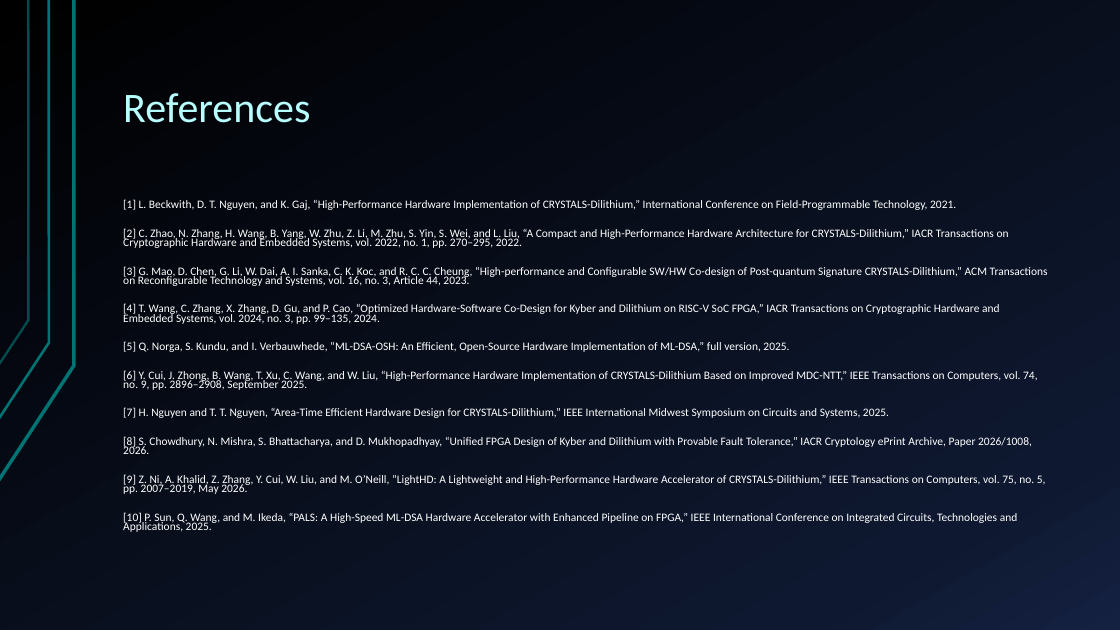
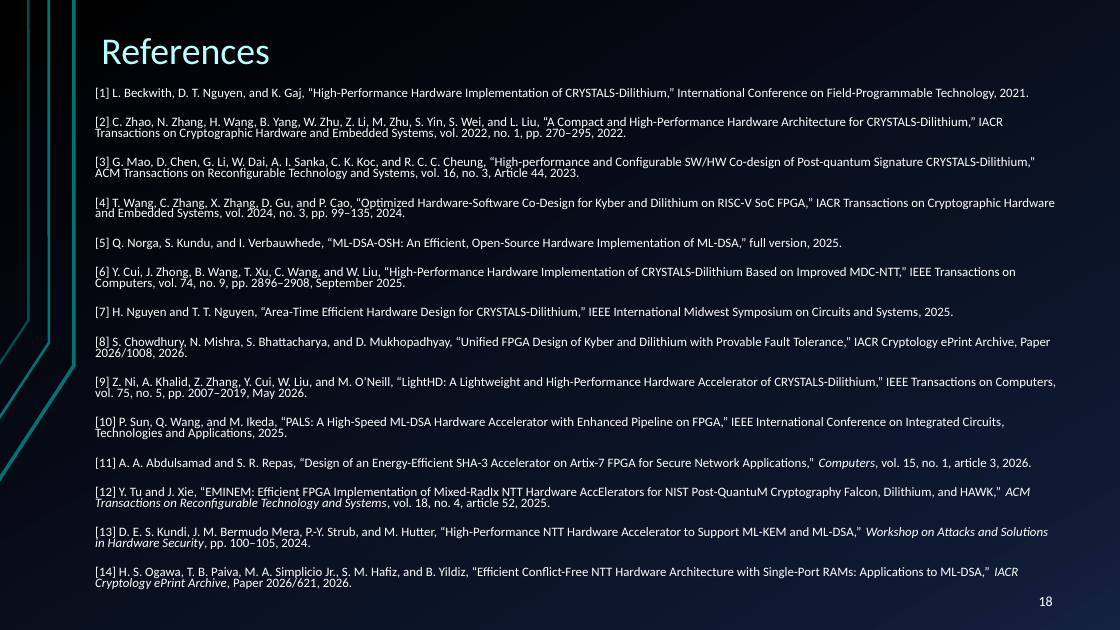
Before and after one commit to AbdulAhad36/dilithium-hp-hw, a slide deck: slide 18 of docs/report/midyear-evalutaion-presentation.pptx (slide 17 before the commit). Drawn at 1120x630 pixels with LibreOffice and Linux fonts; fonts in the diff are those of the drawing. Boxes give left, top, right and bottom in pixels: in the first picture for what was removed or moved away, otherwise in the second. Text is boxed around its words. In the diff, an @@ line names an element or a change of style, - is before the commit and + after.

Commit message:
docs: add post-midyear verification plans and evaluation assets

```diff
--- a/docs/report/midyear-evalutaion-presentation.pptx
+++ b/docs/report/midyear-evalutaion-presentation.pptx
@@ title "References": place and size @@
-title "References" at [123,93,310,123]
+title "References" at [101,38,270,65]
@@ title "References" at [101,38,270,65]: size 36 to 32.4 pt @@
@@ text "[1] L. Beckwith, D. T. ...": place and size @@
-text "[1] L. Beckwith, D. T. ..." at [123,199,1048,532]
+text "[1] L. Beckwith, D. T. ..." at [95,87,1056,589]
@@ text at [95,87,1056,439]: size 9.8 to 11 pt in "[1] L. Beckwith, D. T. Nguyen, and ...", "[2] C. Zhao, N. Zhang, H. Wang, ...", "[3] G. Mao, D. Chen, G. Li, ...", "[4] T. Wang, C. Zhang, X. Zhang, ..." and 6 more places @@
@@ text at [95,457,1048,589]: paragraphs added @@
+[11] A. A. Abdulsamad and S. R. Repas, “Design of an Energy-Efficient SHA-3 Accelerator on Artix-7 FPGA for Secure Network Applications,” Computers, vol. 15, no. 1, article 3, 2026.
+[12] Y. Tu and J. Xie, “EMINEM: Efficient FPGA Implementation of Mixed-RadIx NTT Hardware AccElerators for NIST Post-QuantuM Cryptography Falcon, Dilithium, and HAWK,” ACM Transactions on Reconfigurable Technology and Systems, vol. 18, no. 4, article 52, 2025.
+[13] D. E. S. Kundi, J. M. Bermudo Mera, P.-Y. Strub, and M. Hutter, “High-Performance NTT Hardware Accelerator to Support ML-KEM and ML-DSA,” Workshop on Attacks and Solutions in Hardware Security, pp. 100–105, 2024.
+[14] H. S. Ogawa, T. B. Paiva, M. A. Simplicio Jr., S. M. Hafiz, and B. Yildiz, “Efficient Conflict-Free NTT Hardware Architecture with Single-Port RAMs: Applications to ML-DSA,” IACR Cryptology ePrint Archive, Paper 2026/621, 2026.
@@ page number added at [1039,596,1053,606], 12 pt, text #FFFFFF @@
+18
```
Also in this commit, not shown: 16 other slides changed, 2 slides added, 1 slide removed, 9 other files.
